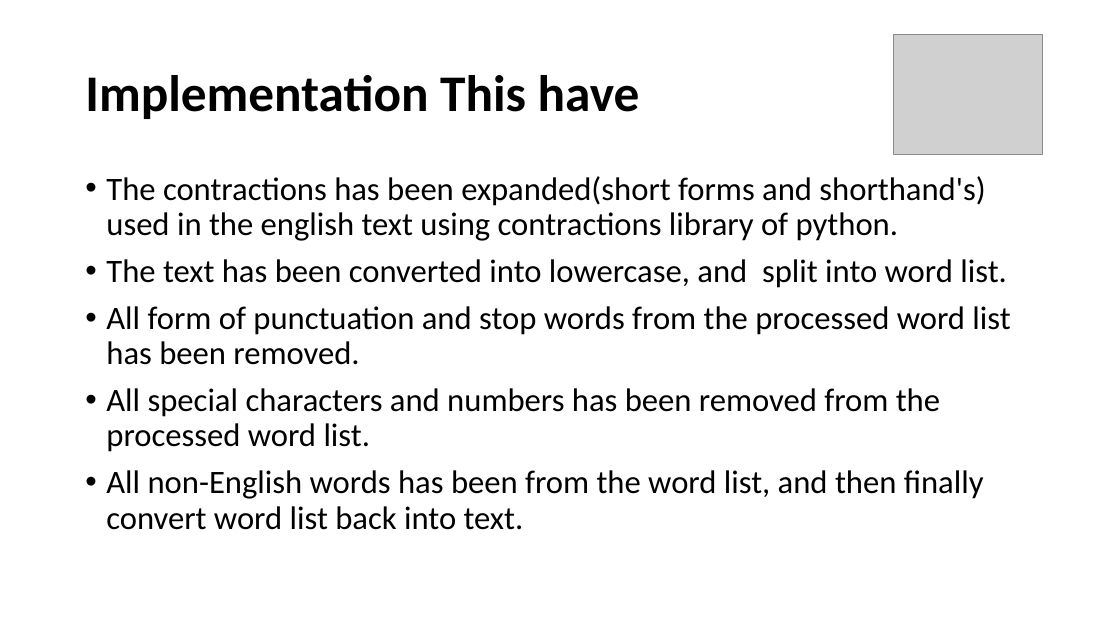
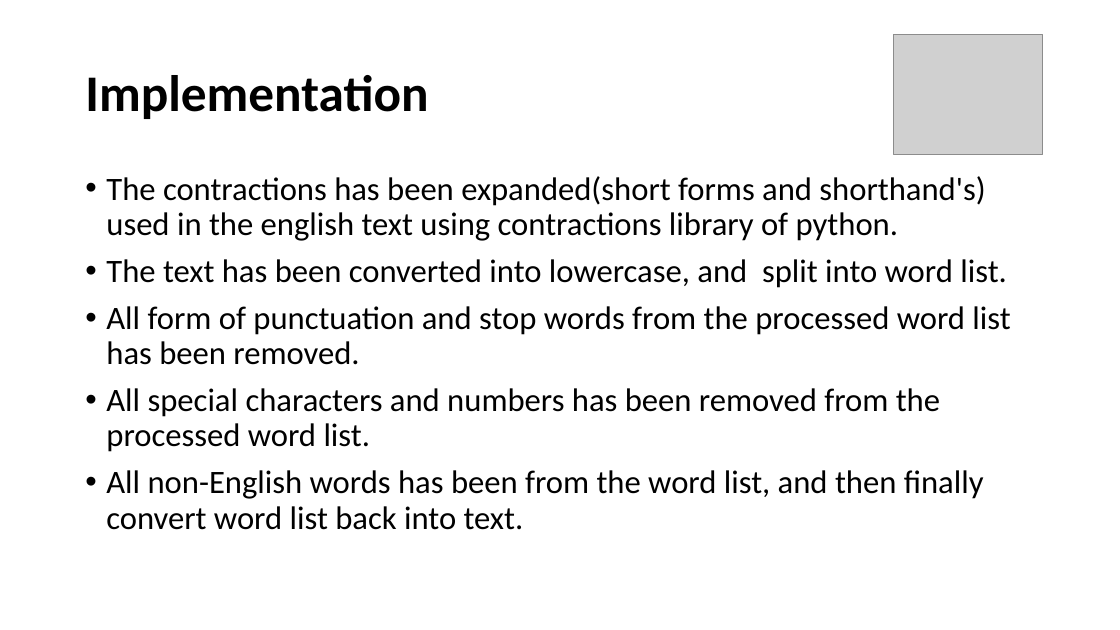
Before and after one commit to satya1013/Fake-News-1, a slide deck: slide 12 of Fake_News_New.pptx. Drawn at 1120x630 pixels with LibreOffice and Linux fonts; fonts in the diff are those of the drawing; grey boxes stand for pictures. Boxes give left, top, right and bottom in pixels: in the first picture for what was removed or moved away, otherwise in the second. Text is boxed around its words. In the diff, an @@ line names an element or a change of style, - is before the commit and + after.

```diff
--- a/Fake_News_New.pptx
+++ b/Fake_News_New.pptx
@@ title at (85,75,428,119): text changed @@
-Implementation This have
+Implementation
```
Also in this commit, not shown: 10 other slides changed, 4 slides added, 1 slide removed, 11 other files.
